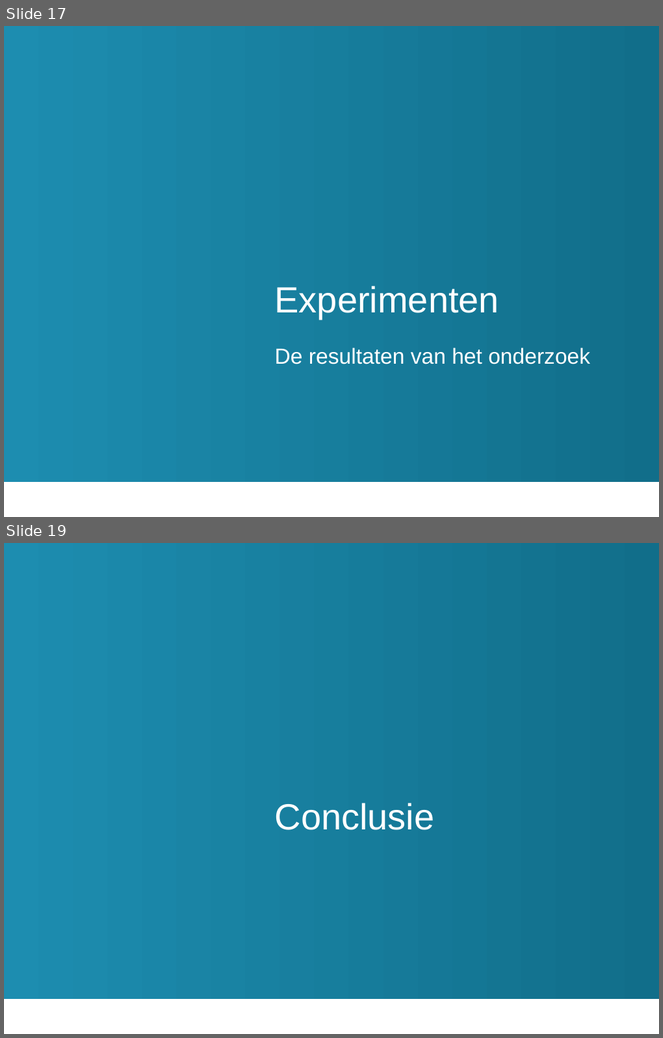
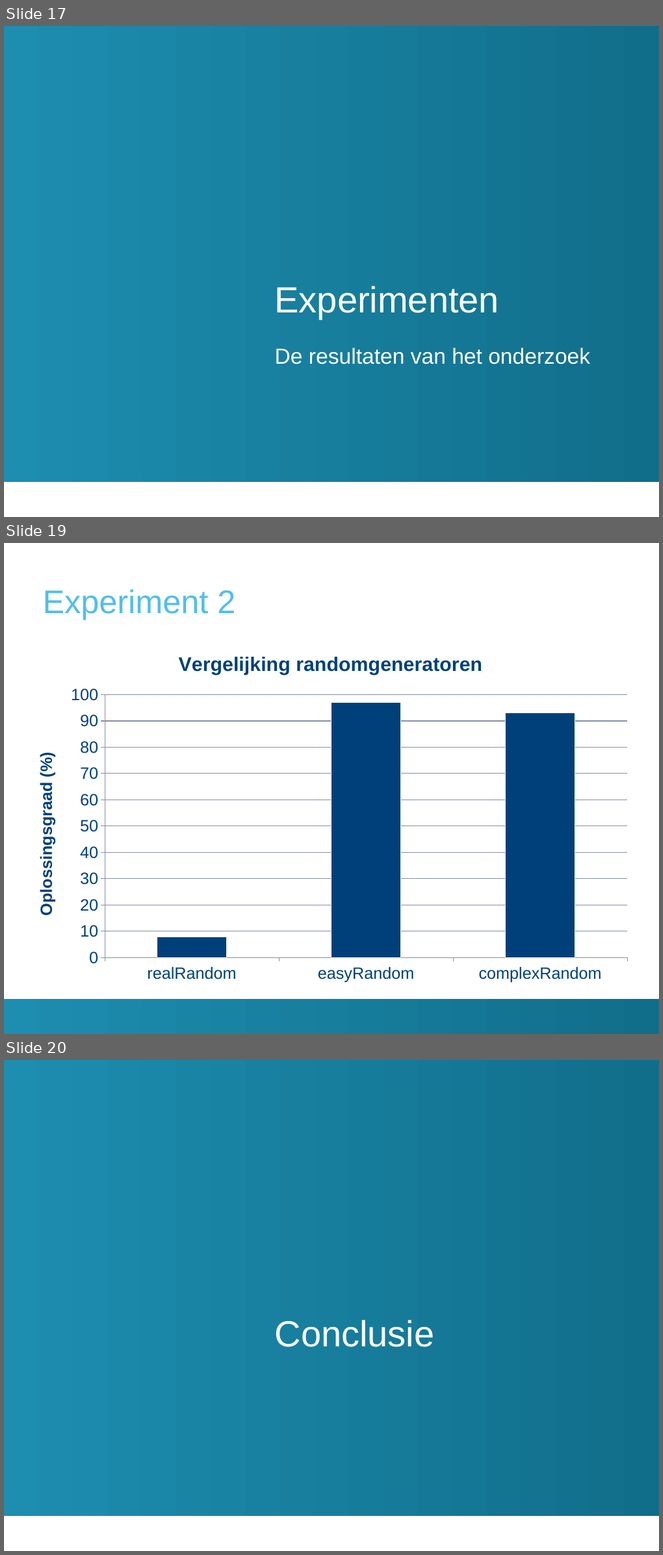
Before and after one commit to TomDeGroote/Bachelorproef, a slide deck: Paper/Finale Presentatie/presentatie.pptx. Shown one above the other, each under a label of ours: slides 17 and 19 before the commit, slides 17, 19 and 20 after it; the slides between them are not shown. The pictures are 663x1038 and 663x1555 pixels, drawn with LibreOffice and Linux fonts; fonts in the diff are those of the drawing; background and template pictures are left out. Boxes give left, top, right and bottom in pixels: in the first picture for what was removed or moved away, otherwise in the second. Text is boxed around its words. In the diff, an @@ line names an element or a change of style, - is before the commit and + after.

```diff
--- a/Paper/Finale Presentatie/presentatie.pptx
+++ b/Paper/Finale Presentatie/presentatie.pptx
@@ slide 19 added at <box>4,543,659,1034</box>, background #FFFFFF @@
@@ title added at <box>43,589,235,620</box>, 36 pt, text #52BDEC @@
+Experiment 2
@@ column chart added at <box>22,640,640,990</box> @@
+title "Vergelijking randomgeneratoren"
+categories: realRandom, easyRandom, complexRandom
+Series 1: 8, 97, 93
@@ rectangle added at <box>4,1000,659,1034</box>, fill gradient #1D8DB0 to #116E8A to #177E9D to #BED8E8 @@
@@ what was slide 19 is now slide 20 @@
```
Also in this commit, not shown: 1 slide changed, 14 other files.
